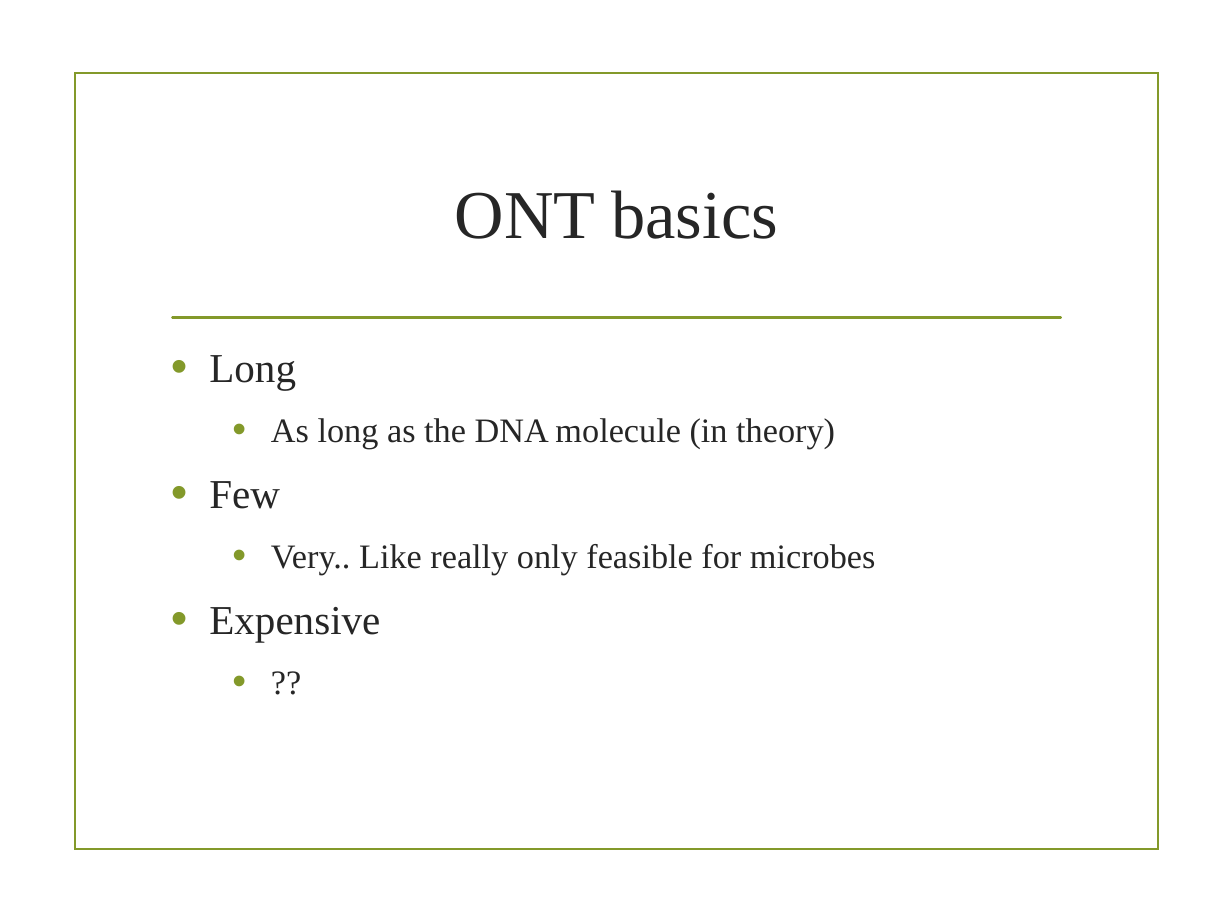
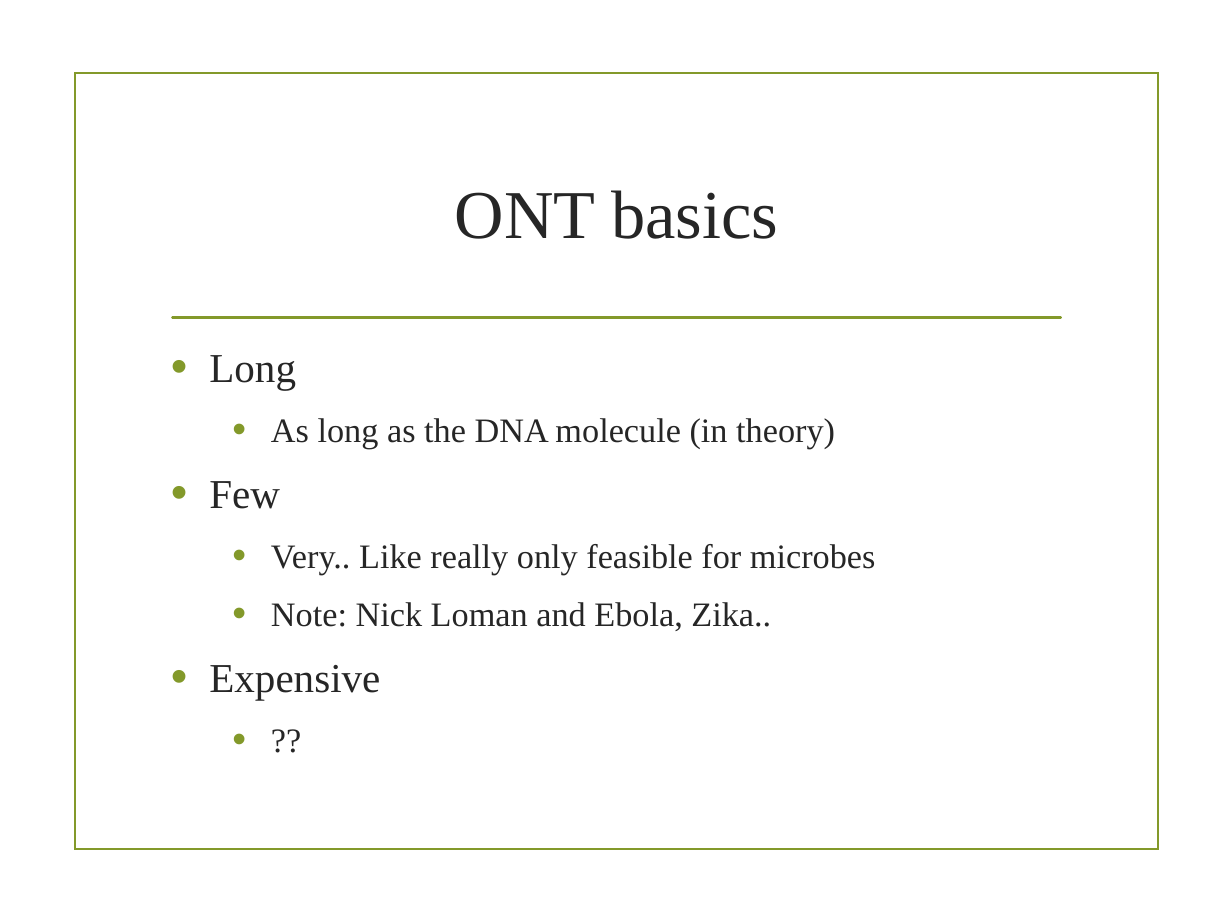
Before and after one commit to ngs-docs/angus, a slide deck: slide 17 of _static/2016-lecture2-sequencing.pptx. Drawn at 1232x924 pixels with LibreOffice and Linux fonts; fonts in the diff are those of the drawing; background and template pictures are left out. Boxes give left, top, right and bottom in pixels: in the first picture for what was removed or moved away, otherwise in the second. Text is boxed around its words. In the diff, an @@ line names an element or a change of style, - is before the commit and + after.

```diff
--- a/_static/2016-lecture2-sequencing.pptx
+++ b/_static/2016-lecture2-sequencing.pptx
@@ text at (271, 602, 771, 631): paragraph added @@
+  • Note: Nick Loman and Ebola, Zika..
```
Also in this commit, not shown: 3 other slides changed, 1 other file.
